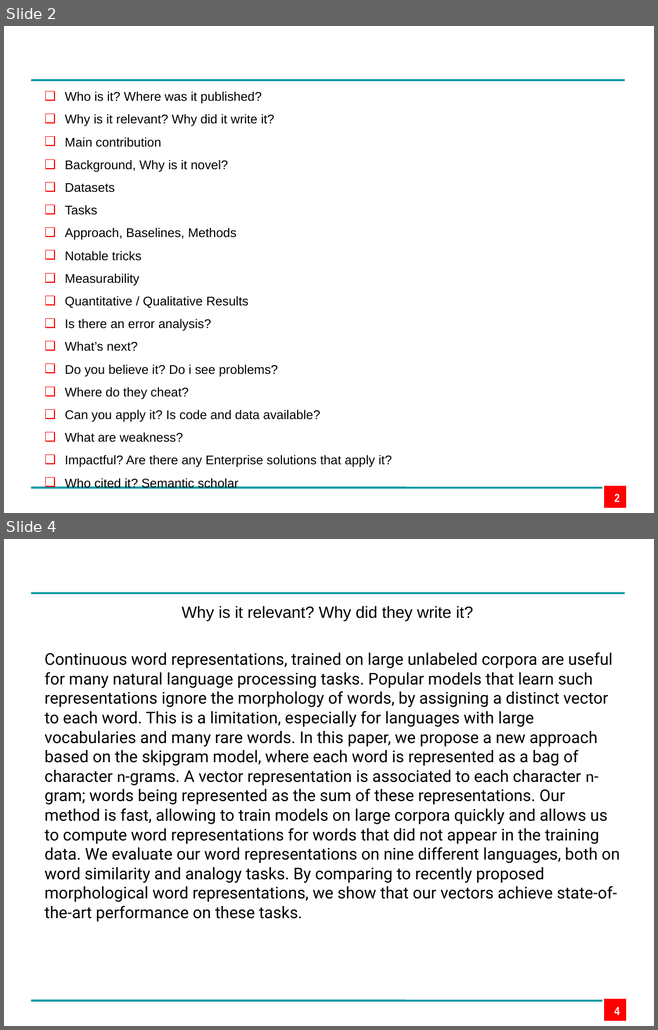
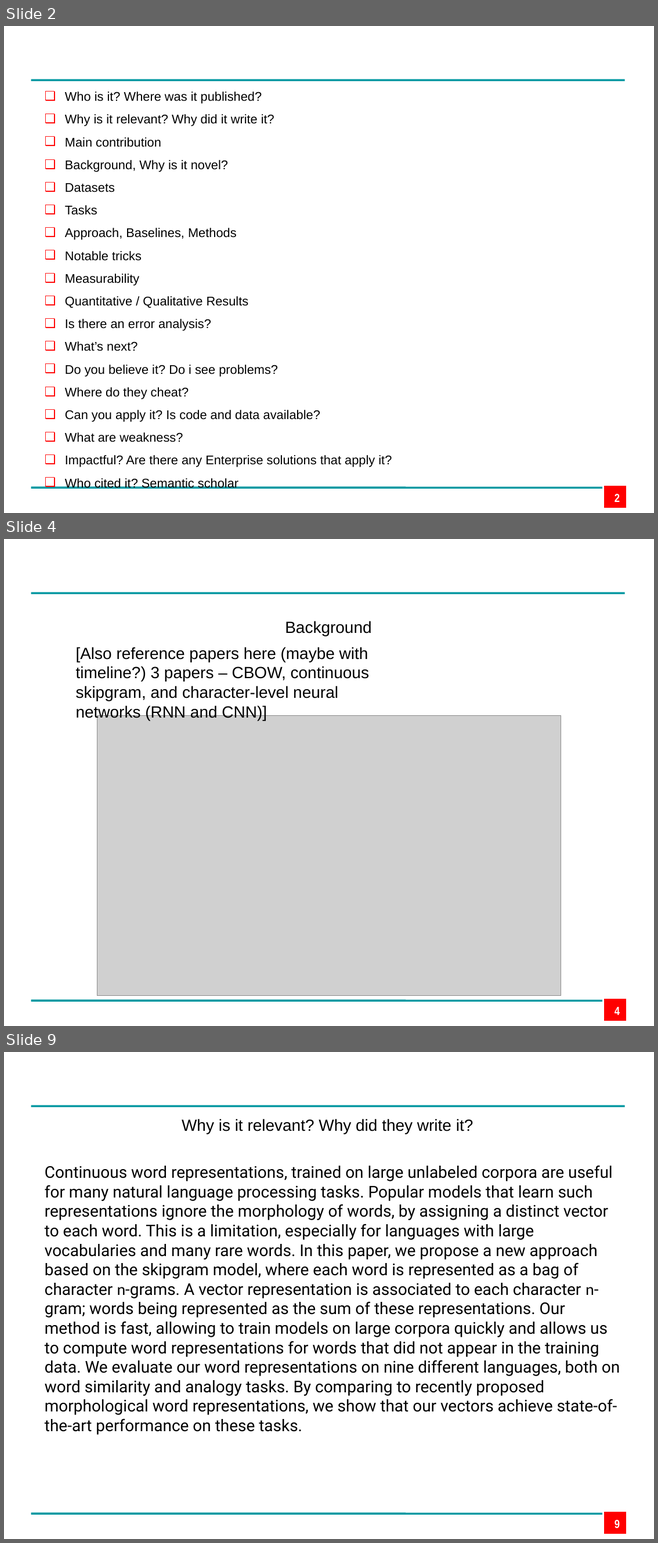
Before and after one commit to edpape007/NLP, a slide deck: Presentation_Subword.pptx. Shown one above the other, each under a label of ours: slides 2 and 4 before the commit, slides 2, 4 and 9 after it; the slides between them are not shown. The pictures are 658x1030 and 658x1543 pixels, drawn with LibreOffice and Linux fonts; fonts in the diff are those of the drawing; grey boxes stand for pictures; background and template pictures are left out. Boxes give left, top, right and bottom in pixels: in the first picture for what was removed or moved away, otherwise in the second. Text is boxed around its words. In the diff, an @@ line names an element or a change of style, - is before the commit and + after.

```diff
--- a/Presentation_Subword.pptx
+++ b/Presentation_Subword.pptx
@@ slide 4 added at (x1=4, y1=539, x2=654, y2=1026), background #FFFFFF; not listed: 3 template elements that a slide beside it also shows @@
@@ text added at (x1=285, y1=621, x2=371, y2=636), 18 pt, text #000000 @@
+Background
@@ text added at (x1=76, y1=647, x2=369, y2=721), 18 pt, text #000000 @@
+[Also reference papers here (maybe with timeline?) 3 papers – CBOW, continuous skipgram, and character-level neural networks (RNN and CNN)]
@@ picture added at (x1=97, y1=716, x2=561, y2=995) @@
@@ page number added at (x1=614, y1=1007, x2=619, y2=1015), 13 pt, text #FFFFFF, bold @@
+4
@@ what was slide 4 is now slide 9 @@
@@ page number at (x1=614, y1=1520, x2=619, y2=1528): text changed @@
-4
+9
```
Also in this commit, not shown: 8 slides changed, 1 other slide added, 8 slides removed, 1 other file.
